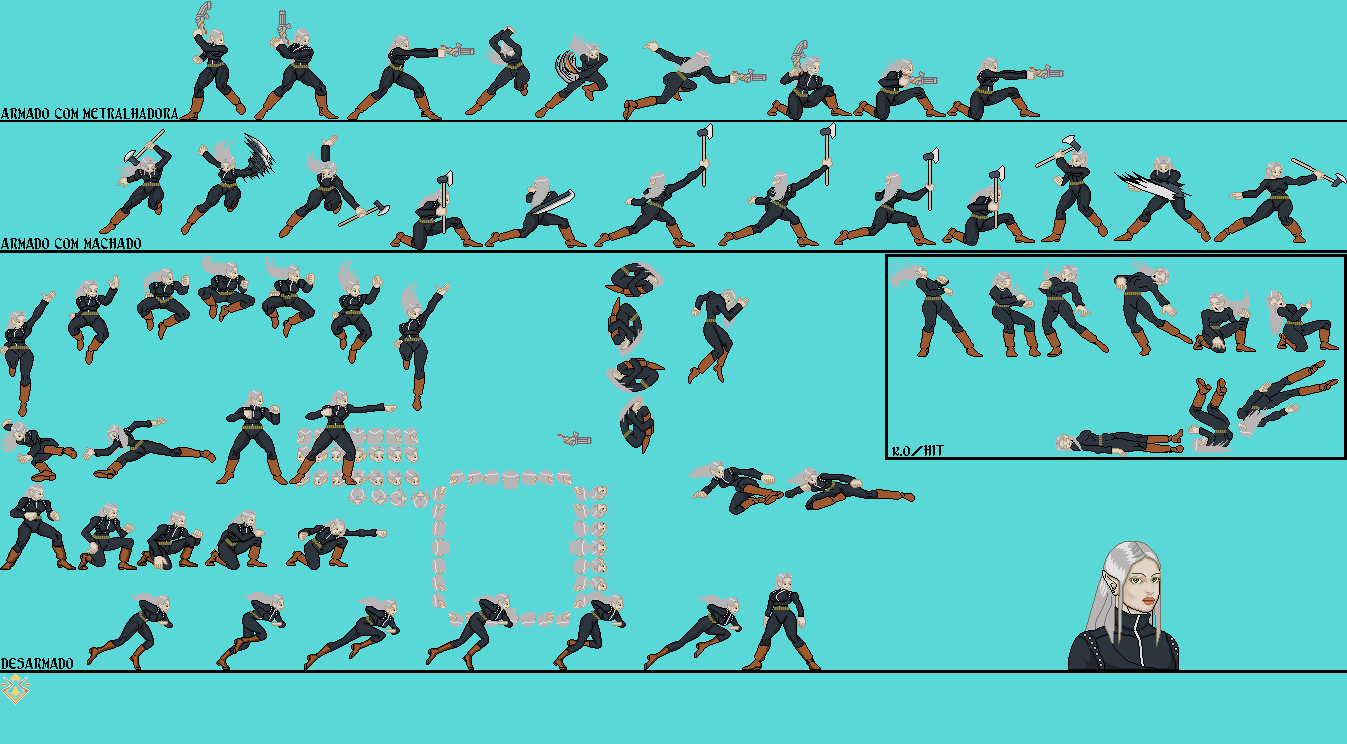
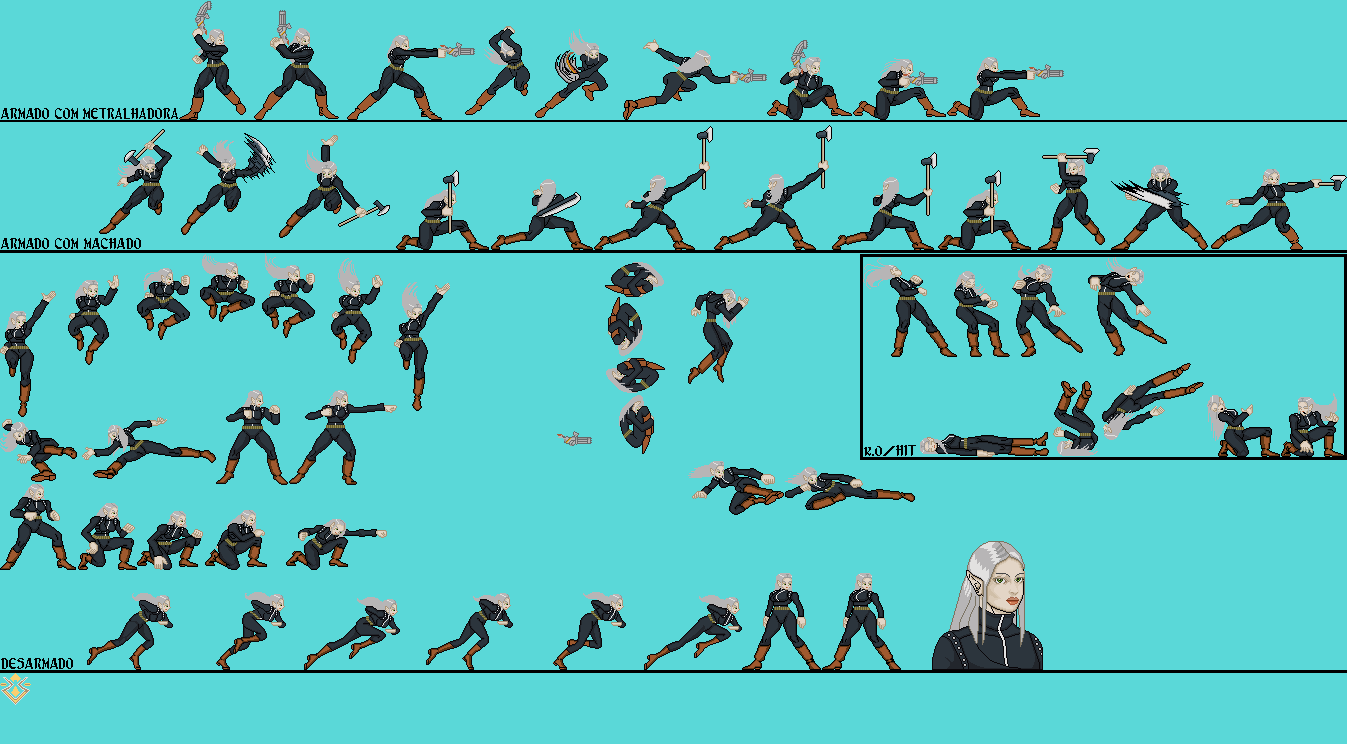
Two versions of the same layered image (1347px x 744px). Layer-by-layer changes:
painted on "arma Mescladas" (1st of 15, in "Usando metralhadora") over [410, 122, 1242, 640]
painted on "Copiar de Pintar camada 3" (1st of 3, in "Usando metralhadora") over [706, 122, 836, 128]
painted on "arma Mescladas" (2nd of 15, in "Usando metralhadora") over [436, 122, 1114, 192]
painted on "arma Mescladas" (4th of 15, in "Usando machado") over [100, 128, 1347, 320]
painted on "arma Mescladas" (5th of 15, in "Usando machado") over [282, 122, 1114, 320]
painted on "arma Mescladas" (6th of 15, in "Usando machado") over [100, 128, 1306, 256]
painted on "arma Mescladas" (7th of 15, in "Hit") over [4, 256, 1344, 512]
painted on "arma Mescladas" (8th of 15, in "Hit") over [154, 256, 1242, 384]
painted on "Copiar de Pintar camada 3" (2nd of 3, in "Hit") over [4, 192, 1344, 512]
painted on "K.O" over [4, 320, 1344, 576]
painted on "arma Mescladas" (9th of 15, in "Desarmado") over [29, 576, 1179, 686]
painted on "arma Mescladas" (10th of 15, in "Desarmado") over [28, 448, 1344, 640]
painted on "arma Mescladas" (11th of 15, in "Desarmado") over [1, 320, 1344, 686]
painted on "Pintar camada 1" over [732, 512, 959, 670]
painted on "Copiar de Pintar camada 3" (3rd of 3, in "Desarmado") over [1, 640, 1179, 686]
painted on "arma Mescladas" (12th of 15, in "Desarmado") over [4, 192, 1339, 448]
painted on "wall jump Mescladas" over [512, 192, 768, 512]
painted on "Dash" over [379, 346, 1019, 602]
painted on "climb" over [689, 292, 731, 383]
painted on "arma Mescladas" (13th of 15) over [1, 640, 1179, 686]
painted on "Mork face" over [90, 512, 1179, 670]
hid "arma Mescladas" (15th of 15), painted on it over [218, 384, 1114, 670]
painted on "Background" over [1, 122, 1347, 686]
